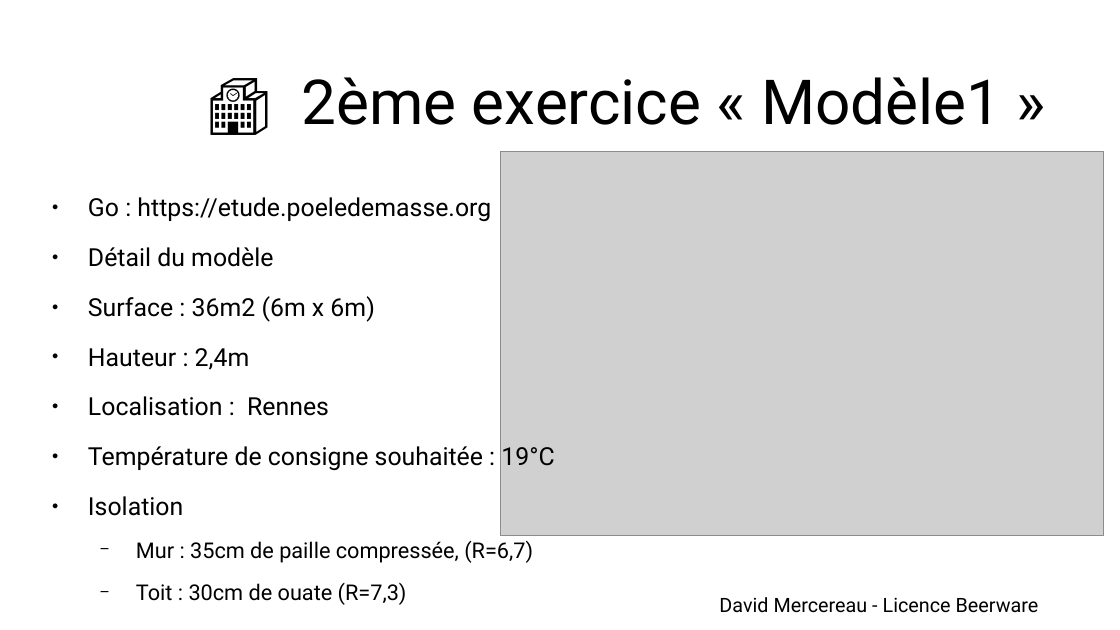
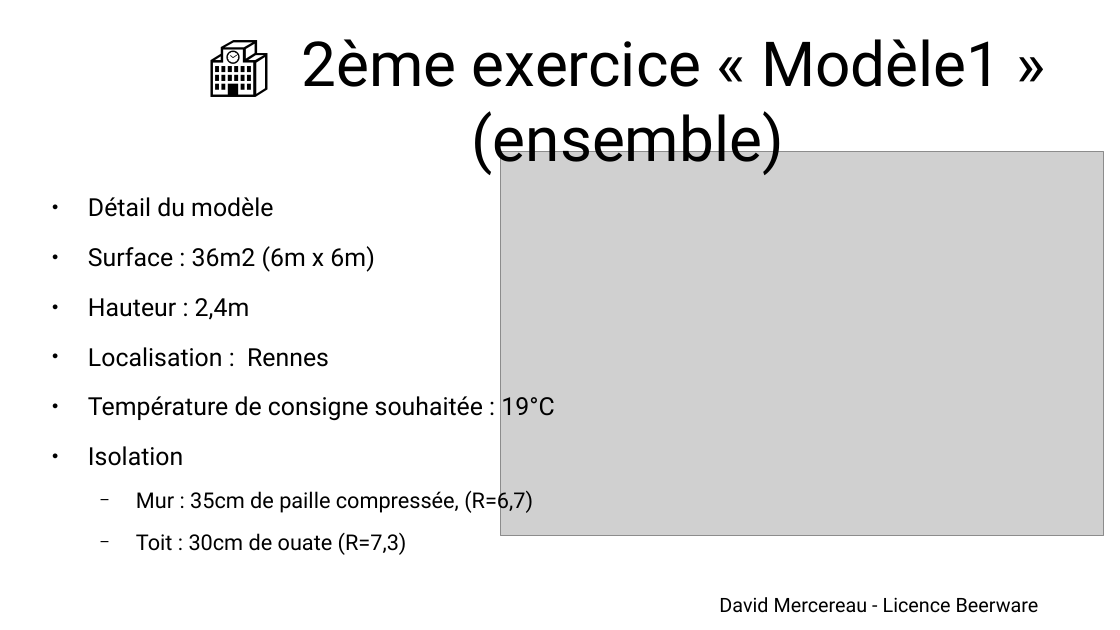
Before and after one commit to kepon85/choisirsonpdm, a slide deck: slide 17 of doc/Présentation-AFPMA-mardiFormation.odp (slide 16 before the commit). Drawn at 1120x630 pixels with LibreOffice and Linux fonts; fonts in the diff are those of the drawing; grey boxes stand for pictures; background and template pictures are left out. Boxes give left, top, right and bottom in pixels: in the first picture for what was removed or moved away, otherwise in the second. Text is boxed around its words. In the diff, an @@ line names an element or a change of style, - is before the commit and + after.

```diff
--- a/doc/Présentation-AFPMA-mardiFormation.odp
+++ b/doc/Présentation-AFPMA-mardiFormation.odp
@@ title at bbox=[301, 39, 1001, 176]: text changed @@
-🏫 2ème exercice « Modèle1 »
+🏫 2ème exercice « Modèle1 » (ensemble)
@@ text at bbox=[88, 197, 491, 221]: paragraph removed @@
-● Go : https://etude.poeledemasse.org
```
Also in this commit, not shown: 12 other slides changed, 3 slides added, 2 slides removed, 2 other files.
